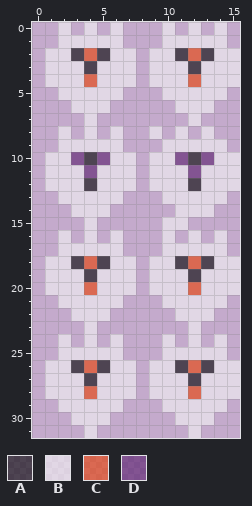
Pixel-art sprite: assets/images/ghost.png. This is how it looked before the edit.
The file is 16x32 pixels.
Palette (. is transparent): A #00000099  B #f5f5f599  C #e93e0099  D #571b6c99
After:
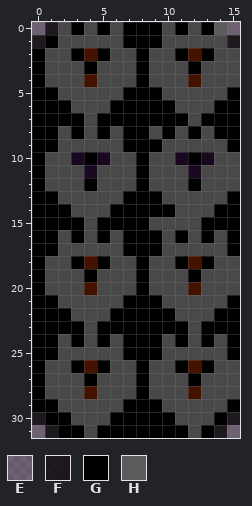
Colours new in this view: E #0000006e  F #000000d9  G #000000  H #525252e4
Commit: Ghost Opacity modifications.
Diff:
colour B: #f5f5f599 -> #494949
colour C: #e93e0099 -> #461200
colour D: #571b6c99 -> #1a0820
Changed rows in their new state; - is a pixel that keeps its letter.
first column x 0:
 0 EF-G-G-GGG-G-GHE
 1 FG-----GGG-----F
 2 G--G-G--G--G-G--
 3 G---G---G---G---
 4 G-------G-------
 5 GG-----GGG-----G
 6 GGG---GGGGG---GG
 7 GGGG-GGGGGGG-GGG
 8 GG-G-G-GG-G-G-GG
 9 GG-----GGG-----G
10 G---G---G---G---
11 G-------G-------
12 G---G---G---G---
13 GG-----GGG-----G
14 GGG---GGGGG---GG
15 GGGG-GGGGB--BGGG
16 GG-G-G-GGG-G-G-G
17 GG-----GGG-----G
18 G--G-G--G--G-G--
19 G---G---G---G---
20 G-------G-------
21 GG-----GGG-----G
22 GGG---GGGGG---GG
23 GGGG-GGGGGGG-GGG
24 GG-G-G-GGG-G-G-G
25 GG-----GGG-----G
26 G--G-G--G--G-G--
27 G---G---G---G---
28 G-------G-------
29 GG-----GGG-----G
30 FGG---GGGGG---GF
31 EFGG-GGGGGGG-GFE
Pixel boxes of the changes (left, top, right, bottom) in both pictures:
changed: (32, 22, 240, 438)
